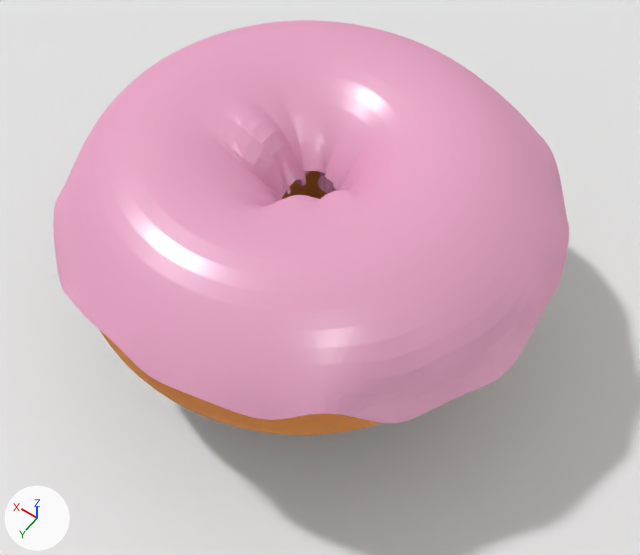
An edit to the Blender file scenes/donut_project.blend, drawn before and after from the same camera.
Both versions are drawn from a 50 mm camera at (-1.64, 2.17, 3.75) aimed at (0.03, -0.17, 0.07). Every picture has the same lights, and +X, +Y and +Z are marked at lower left. The picture after the commit comes second.

Objects in the first picture: 'Cover donut', 'Donut', 'Plane'.
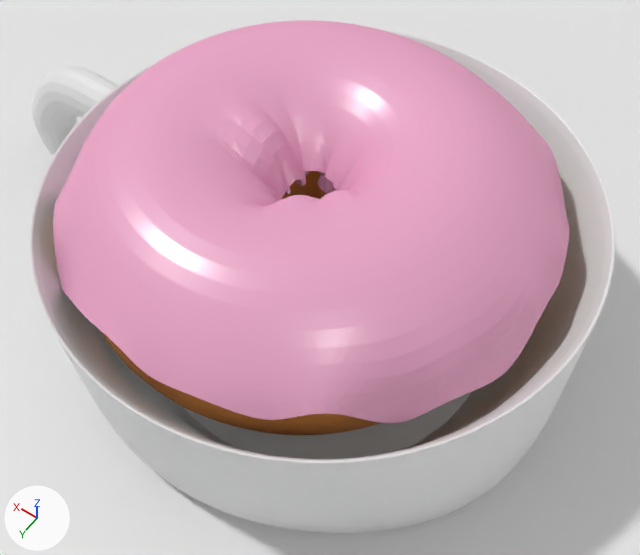
The edits, one by one:
Mesh me_cylinder is new.
It has 421 vertices, 393 faces and spans x -1.37..2.08, y -1.27..1.27, z -1.04..0.9.
Object 'Cylinder' (ob_cylinder) is new; it shows me_cylinder.
Its location is (0.0, 0.0, 0.0).
It gains a SUBSURF modifier named 'Subdivision'.
Modifier setting: levels = 3.

Location of each change, [x1, y1, x2, y2] in pixels of the pictures (640 x 555 px):
'Cylinder', added
    after: [29, 27, 615, 533]
